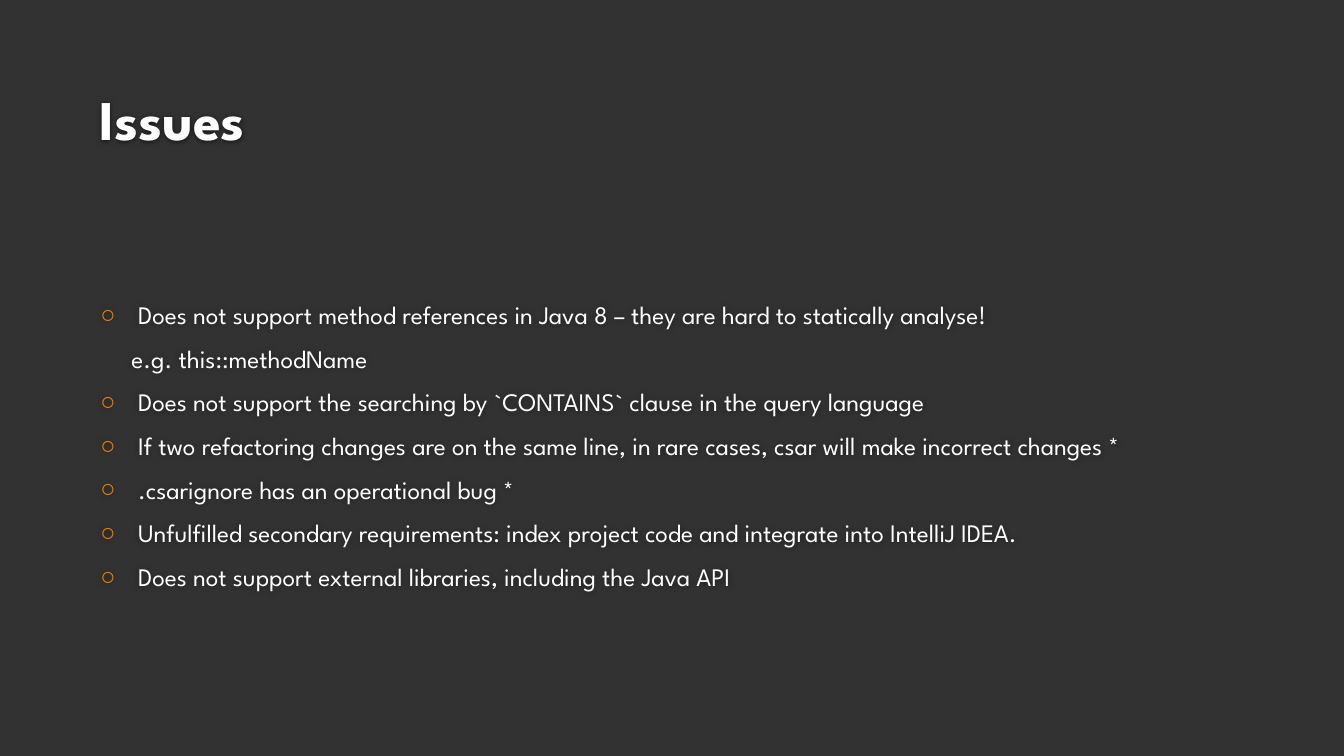
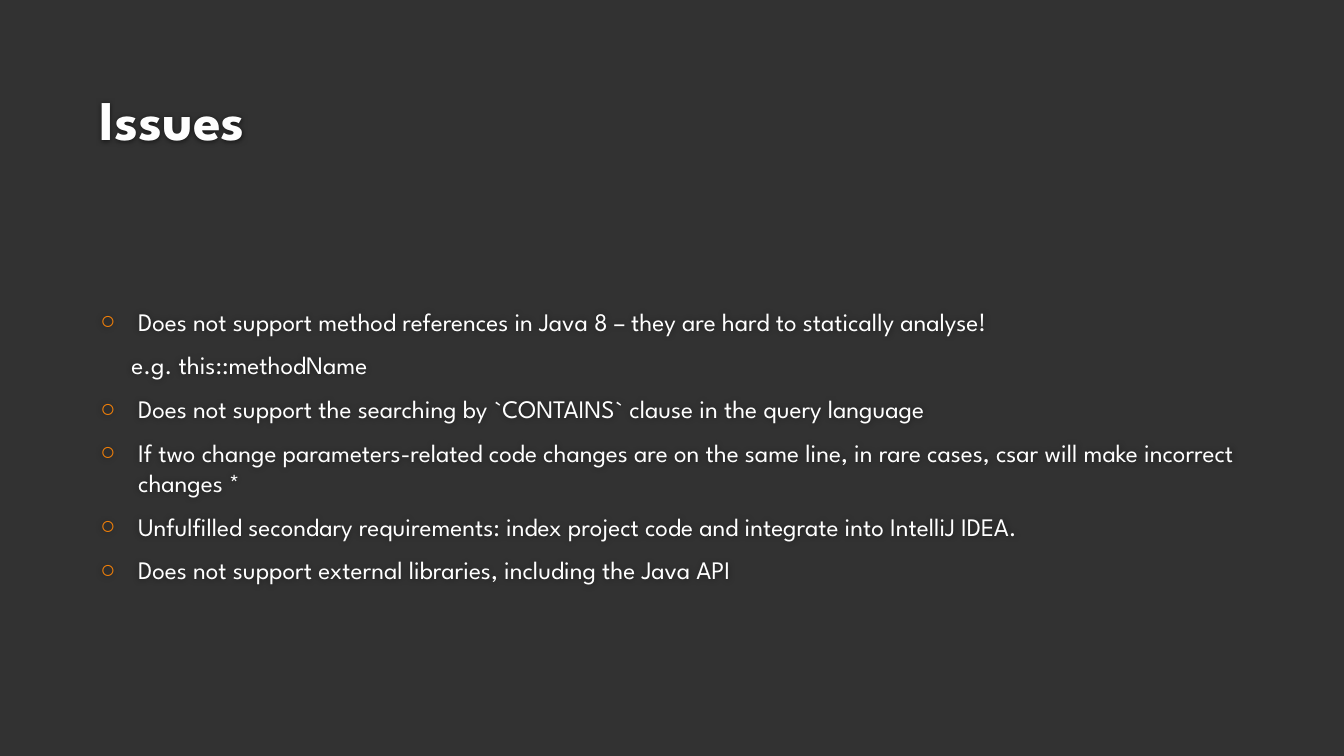
Before and after one commit to dozmus/csar, a slide deck: slide 12 of design-docs/Viva.pptx. Drawn at 1344x756 pixels with LibreOffice and Linux fonts; fonts in the diff are those of the drawing; background and template pictures are left out. Boxes give left, top, right and bottom in pixels: in the first picture for what was removed or moved away, otherwise in the second. Text is boxed around its words. In the diff, an @@ line names an element or a change of style, - is before the commit and + after.

```diff
--- a/design-docs/Viva.pptx
+++ b/design-docs/Viva.pptx
@@ text at bbox=[138, 444, 1233, 498]: text changed @@
-○ If two refactoring changes are on the same line, in rare cases, csar will make incorrect changes *
-○ .csarignore has an operational bug *
+○ If two change parameters-related code changes are on the same line, in rare cases, csar will make incorrect changes *
```
Also in this commit, not shown: 9 other slides changed.
